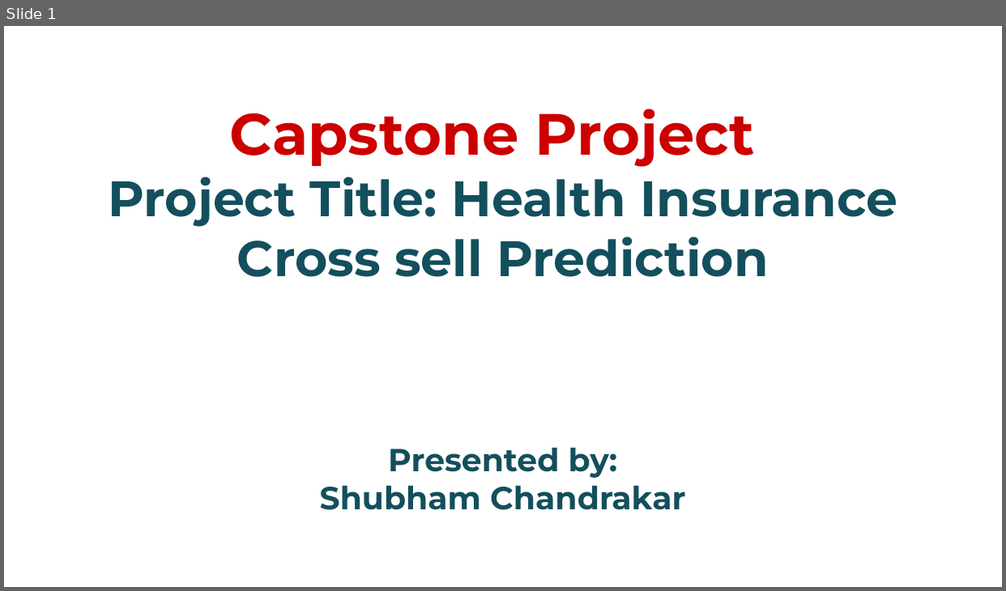
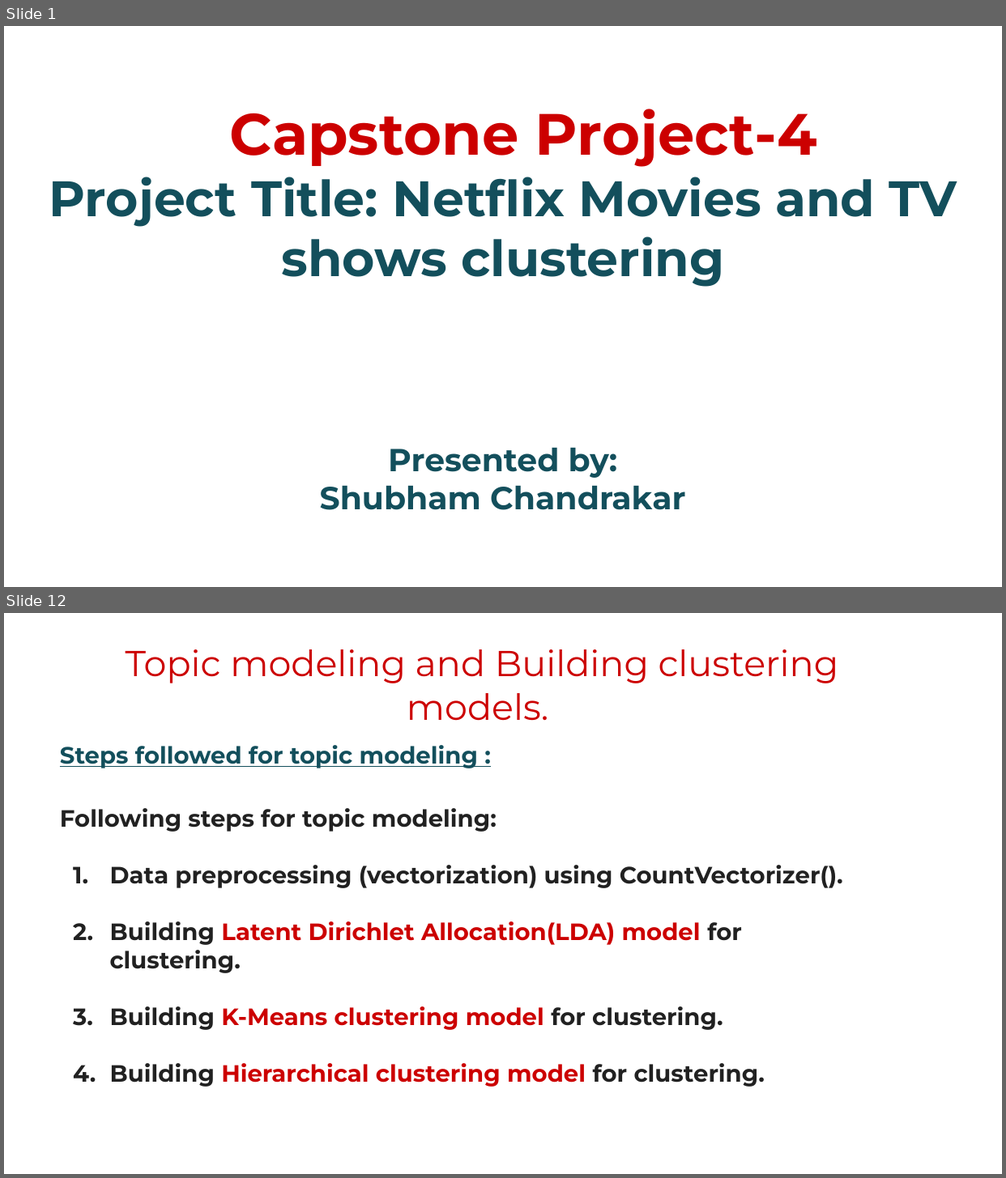
Before and after one commit to chandrakar-shubham/health-insurance-cross-sell-prediction, a slide deck: Project_presentation.pptx. Shown one above the other, each under a label of ours: slide 1 before the commit, slides 1 and 12 after it; the slides between them are not shown. The pictures are 1006x591 and 1006x1178 pixels, drawn with LibreOffice and Linux fonts; fonts in the diff are those of the drawing; background and template pictures are left out. Boxes give left, top, right and bottom in pixels: in the first picture for what was removed or moved away, otherwise in the second. Text is boxed around its words. In the diff, an @@ line names an element or a change of style, - is before the commit and + after.

```diff
--- a/Project_presentation.pptx
+++ b/Project_presentation.pptx
@@ slide 12 added at (4, 613, 1002, 1174), background #FFFFFF @@
@@ text added at (126, 649, 839, 721), 26 pt, text #CC0000 @@
+Topic modeling and Building clustering models.
@@ text added at (60, 745, 843, 1087), 17 pt, text #212121, bold @@
+Steps followed for topic modeling :
+Following steps for topic modeling:
+1. Data preprocessing (vectorization) using CountVectorizer().
+2. Building Latent Dirichlet Allocation(LDA) model for clustering.
+3. Building K-Means clustering model for clustering.
+4. Building Hierarchical clustering model for clustering.
@@ slide 1 changed as well @@
@@ title at (49, 109, 957, 287): text changed @@
-Capstone Project
-Project Title: Health Insurance Cross sell Prediction
+Capstone Project-4
+Project Title: Netflix Movies and TV shows clustering
```
Also in this commit, not shown: 15 other slides added, 22 slides removed.
